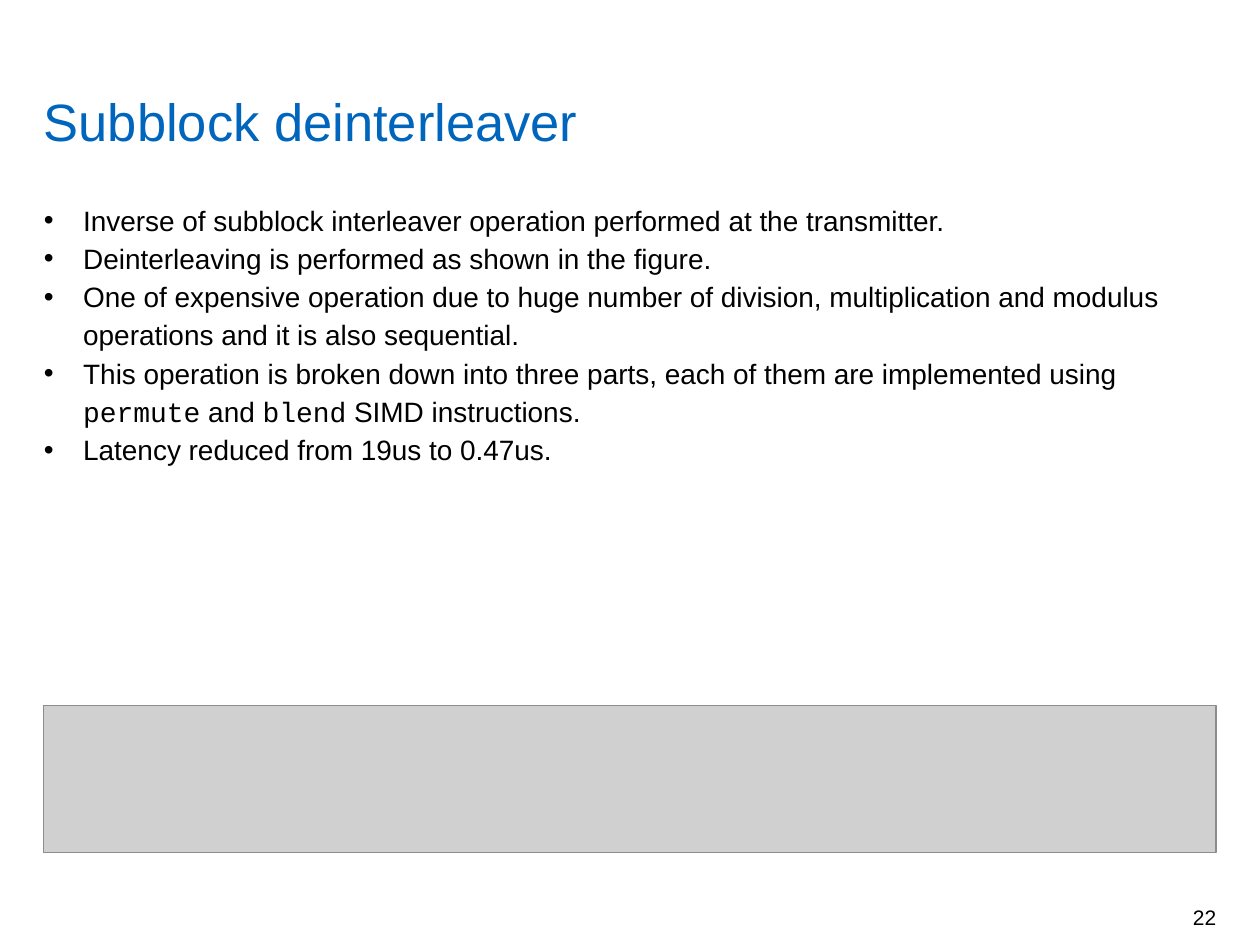
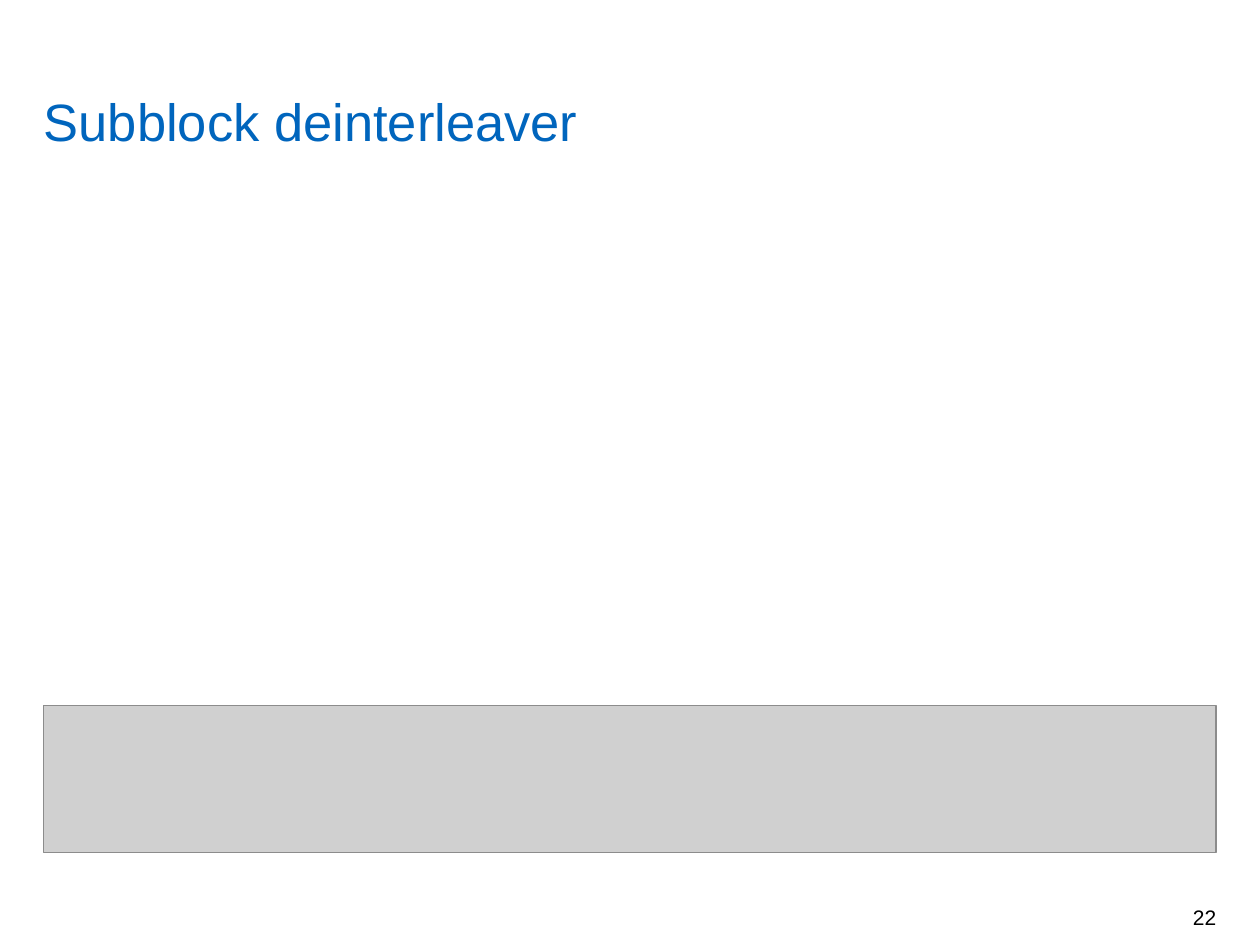
Before and after one commit to yadhu1961/thesis_5GPolorCodes, a slide deck: slide 22 of final_presentation/finalPpt.pptx. Drawn at 1260x945 pixels with LibreOffice and Linux fonts; fonts in the diff are those of the drawing; grey boxes stand for pictures; background and template pictures are left out. Boxes give left, top, right and bottom in pixels: in the first picture for what was removed or moved away, otherwise in the second. Text is boxed around its words. In the diff, an @@ line names an element or a change of style, - is before the commit and + after.

```diff
--- a/final_presentation/finalPpt.pptx
+++ b/final_presentation/finalPpt.pptx
@@ text removed at [83,210,1159,465] @@
-• Inverse of subblock interleaver operation performed at the transmitter.
-• Deinterleaving is performed as shown in the figure.
-• One of expensive operation due to huge number of division, multiplication and modulus operations and it is also sequential.
-• This operation is broken down into three parts, each of them are implemented using permute and blend SIMD instructions.
-• Latency reduced from 19us to 0.47us.
```
Also in this commit, not shown: 7 other slides changed, 1 other file.
